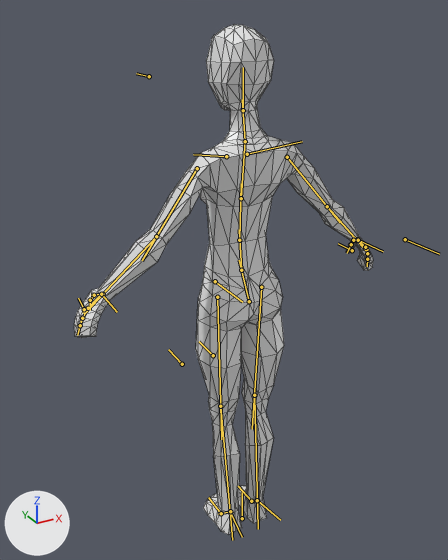
The glTF model assets/models/player.gltf, before and after one commit.
Both versions are drawn from a 50 mm lens placed at (-0.818, -1.361, 1.567), pointed at (0.063, 0.239, 0.767). Lighting does not change. The marker at lower left points along +X, +Y and +Z. The bones that bend it are drawn over the model as lines. Mesh edges are drawn as thin lines.

In view in the first picture: 'Model'.
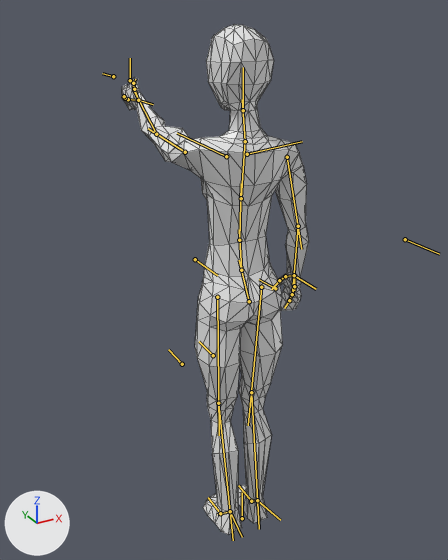
The newer file adds an action. The first version stands in its rest pose; the second is drawn at frame 1 of the action '06ShootHandGunLeft'.

What differs and where, as boxes [x1, y1, x2, y2] in the pictures (448 x 560 px):
```json
{"object": "Model", "change": "posed", "before": [74, 24, 373, 534], "after": [122, 24, 309, 534], "on screen": "37% narrower"}
{"bone": "shoulder.L", "before": "(226, 156) to (193, 154)", "after": "(226, 156) to (177, 133)"}
{"bone": "upper_arm.L", "before": "(197, 168) to (142, 260)", "after": "(185, 152) to (148, 128)"}
{"bone": "forearm.L", "before": "(156, 236) to (84, 314)", "after": "(156, 134) to (133, 89)"}
{"bone": "hand.L", "before": "(101, 294) to (83, 313)", "after": "(138, 100) to (124, 99)"}
{"bone": "forearm.L.001", "before": "(103, 294) to (91, 295)", "after": "(138, 100) to (133, 85)"}
{"bone": "upper_arm.R", "before": "(287, 157) to (340, 222)", "after": "(287, 157) to (301, 249)"}
{"bone": "forearm.R", "before": "(327, 206) to (366, 251)", "after": "(298, 226) to (292, 291)"}
{"bone": "thigh.L", "before": "(217, 297) to (221, 439)", "after": "(217, 297) to (219, 435)"}
{"bone": "shin.L", "before": "(220, 406) to (232, 540)", "after": "(218, 403) to (233, 540)"}
{"bone": "thigh.R", "before": "(261, 287) to (252, 429)", "after": "(261, 287) to (248, 425)"}
{"bone": "shin.R", "before": "(254, 395) to (258, 529)", "after": "(251, 392) to (259, 529)"}
{"bone": "forearmIK.L", "before": "(101, 294) to (117, 312)", "after": "(138, 100) to (153, 104)"}
{"bone": "forearmIK.R", "before": "(358, 240) to (383, 251)", "after": "(294, 275) to (316, 289)"}
```

The change, as JSON lines over the scene's bpy script:
```json
{"block": "bone_shoulder_l", "where": "bone_shoulder_l = bpy.data.objects['ModelRig'].pose.bones['shoulder.L']  # child of 'spine.003'"}
{"op": "set", "path": "bone_shoulder_l.rotation_quaternion", "old": "(1.0, 0.0, 0.0, 0.0)", "new": "(0.943, 0.125, -0.103, -0.292)", "note": "degrees (0, 0, 0) -> degrees (17, -7, -35)"}
{"block": "bone_upper_arm_l", "where": "bone_upper_arm_l = bpy.data.objects['ModelRig'].pose.bones['upper_arm.L']  # child of 'shoulder.L'"}
{"op": "set", "path": "bone_upper_arm_l.rotation_quaternion", "old": "(1.0, 0.0, 0.0, 0.0)", "new": "(0.693, 0.617, -0.37, -0.044)", "note": "degrees (0, 0, 0) -> degrees (92, -27, -36)"}
{"block": "bone_forearm_l", "where": "bone_forearm_l = bpy.data.objects['ModelRig'].pose.bones['forearm.L']  # child of 'upper_arm.L'"}
{"op": "set", "path": "bone_forearm_l.rotation_quaternion", "old": "(1.0, 0.0, 0.0, 0.0)", "new": "(0.988, 0.037, -0.144, -0.033)", "note": "degrees (0, 0, 0) -> degrees (5, -16, -5)"}
{"block": "bone_hand_l", "where": "bone_hand_l = bpy.data.objects['ModelRig'].pose.bones['hand.L']  # child of 'forearm.L'"}
{"op": "set", "path": "bone_hand_l.location", "old": "(0.0, 0.0, 0.0)", "new": "(0.0, -0.003, -0.001)"}
{"op": "set", "path": "bone_hand_l.rotation_quaternion", "old": "(1.0, 0.0, 0.0, 0.0)", "new": "(0.966, -0.211, -0.023, 0.148)", "note": "degrees (0, 0, 0) -> degrees (-24, 1, 17)"}
{"block": "bone_forearm_l_001", "where": "bone_forearm_l_001 = bpy.data.objects['ModelRig'].pose.bones['forearm.L.001']  # child of 'forearm.L'"}
{"op": "set", "path": "bone_forearm_l_001.rotation_quaternion", "old": "(1.0, 0.0, 0.0, 0.0)", "new": "(0.966, -0.186, 0.114, 0.139)", "note": "degrees (0, 0, 0) -> degrees (-20, 16, 14)"}
{"block": "bone_upper_arm_r", "where": "bone_upper_arm_r = bpy.data.objects['ModelRig'].pose.bones['upper_arm.R']  # child of 'shoulder.R'"}
{"op": "set", "path": "bone_upper_arm_r.rotation_quaternion", "old": "(1.0, 0.0, 0.0, 0.0)", "new": "(0.944, 0.035, -0.197, 0.261)", "note": "degrees (0, 0, 0) -> degrees (-2, -23, 31)"}
{"block": "bone_forearm_r", "where": "bone_forearm_r = bpy.data.objects['ModelRig'].pose.bones['forearm.R']  # child of 'upper_arm.R'"}
{"op": "set", "path": "bone_forearm_r.rotation_quaternion", "old": "(1.0, 0.0, 0.0, 0.0)", "new": "(0.997, 0.074, 0.0, -0.037)", "note": "degrees (0, 0, 0) -> degrees (8, 0, -4)"}
{"block": "bone_thigh_l", "where": "bone_thigh_l = bpy.data.objects['ModelRig'].pose.bones['thigh.L']  # child of 'spine'"}
{"op": "set", "path": "bone_thigh_l.rotation_quaternion", "old": "(1.0, 0.0, 0.0, 0.0)", "new": "(1.0, -0.021, 0.003, 0.002)", "note": "degrees (0, 0, 0) -> degrees (-2, 0, 0)"}
{"block": "bone_shin_l", "where": "bone_shin_l = bpy.data.objects['ModelRig'].pose.bones['shin.L']  # child of 'thigh.L'"}
{"op": "set", "path": "bone_shin_l.rotation_quaternion", "old": "(1.0, 0.0, 0.0, 0.0)", "new": "(0.999, 0.042, 0.0, -0.003)", "note": "degrees (0, 0, 0) -> degrees (5, 0, 0)"}
{"block": "bone_thigh_r", "where": "bone_thigh_r = bpy.data.objects['ModelRig'].pose.bones['thigh.R']  # child of 'spine'"}
{"op": "set", "path": "bone_thigh_r.rotation_quaternion", "old": "(1.0, 0.0, 0.0, 0.0)", "new": "(1.0, -0.021, -0.003, -0.002)", "note": "degrees (0, 0, 0) -> degrees (-2, 0, 0)"}
{"block": "bone_shin_r", "where": "bone_shin_r = bpy.data.objects['ModelRig'].pose.bones['shin.R']  # child of 'thigh.R'"}
{"op": "set", "path": "bone_shin_r.rotation_quaternion", "old": "(1.0, 0.0, 0.0, 0.0)", "new": "(0.999, 0.042, 0.0, 0.003)", "note": "degrees (0, 0, 0) -> degrees (5, 0, 0)"}
{"block": "bone_forearmik_l", "where": "bone_forearmik_l = bpy.data.objects['ModelRig'].pose.bones['forearmIK.L']  # child of 'root'"}
{"op": "set", "path": "bone_forearmik_l.location", "old": "(0.0, 0.0, 0.0)", "new": "(-0.194, -0.611, -0.64)"}
{"block": "bone_forearmik_r", "where": "bone_forearmik_r = bpy.data.objects['ModelRig'].pose.bones['forearmIK.R']  # child of 'root'"}
{"op": "set", "path": "bone_forearmik_r.location", "old": "(0.0, 0.0, 0.0)", "new": "(-0.262, -0.058, -0.147)"}
```
